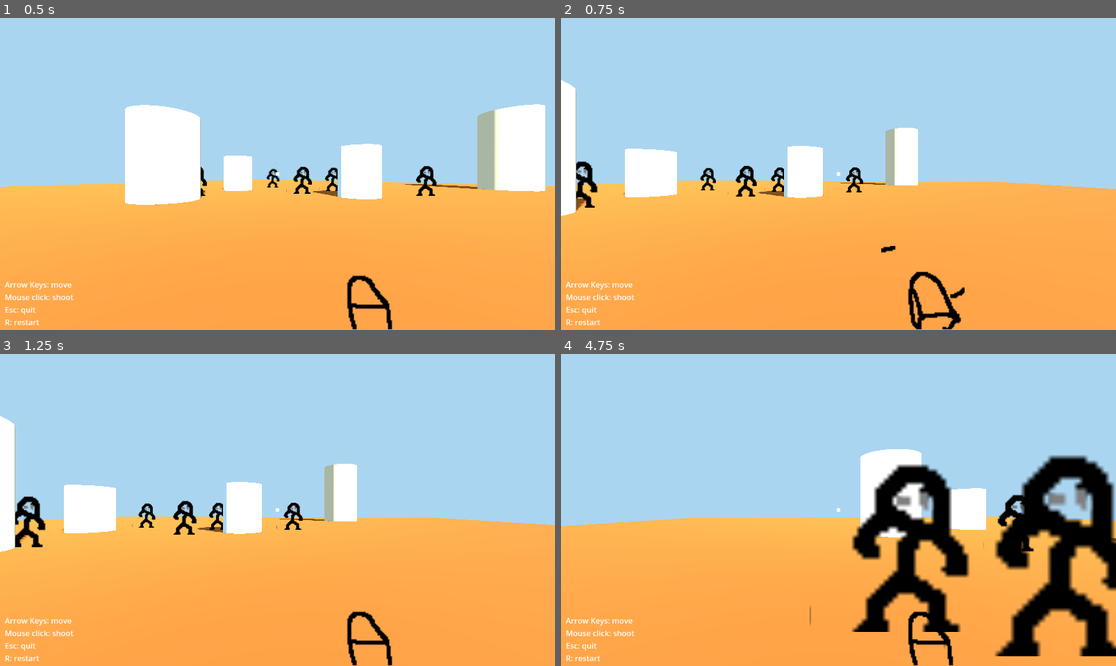
Above: before the commit, frames 1-4 (two rows, left to right).
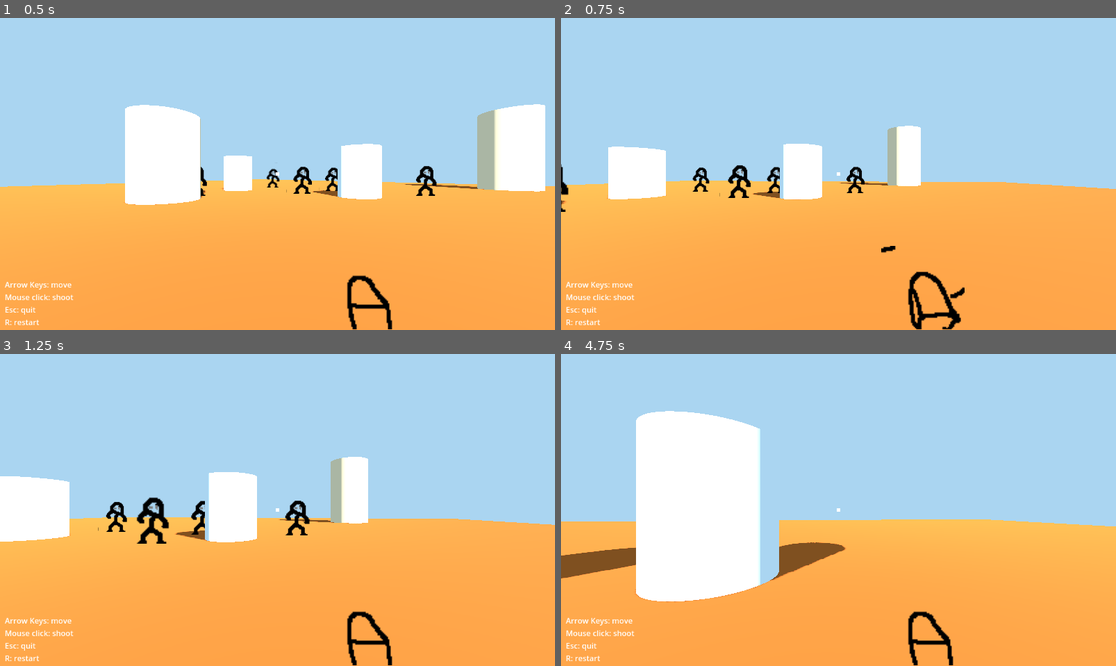
Above: after the commit, the same moments.

Repository: Schranzm24/Godot-github
Game: Godot game, scene res://main.tscn
Same seed, same stepped clock (60 frames per second), same inputs: the game is played once before the commit and once after it.
Inputs (mouse positions are in pixels of both pictures, inside the frame that each line leads up to):
- Up to frame 1 (0.5 s): no input
- Up to frame 2 (0.75 s): move the mouse to (866, 174) at 0.52 s; hold W (move_forward) from 0.53 s (still down); click (866, 174) at 0.6 s
- Up to frame 3 (1.25 s): keep holding W (move_forward)
- Up to frame 4 (4.75 s): keep holding W (move_forward); move the mouse to (810, 510) at 1.27 s; click (810, 510) at 1.35 s; move the mouse to (849, 503) at 2.02 s; click (849, 503) at 2.1 s; move the mouse to (832, 516) at 2.77 s; click (832, 516) at 2.85 s; move the mouse to (877, 513) at 3.52 s; click (877, 513) at 3.6 s; move the mouse to (794, 506) at 4.27 s; click (794, 506) at 4.35 s

Frame 1 is identical in both runs. In frame 2, 3.8% of the frame differs, in the area x 0-99%, y 19-64%; in frame 3, 7.4%; in frame 4, 33%, in the area x 0-100%, y 18-97%.

Commit message:
3D game complete
I added the script needed for github to run the "Doom Game".  It's basically a replica of Doom.

Diff:
--- a/3dDemo/Player.gd
+++ b/3dDemo/Player.gd
@@ -37,7 +37,7 @@
 func _physics_process(delta):
 	# Get the input direction and handle the movement/deceleration.
 	# As good practice, you should replace UI actions with custom gameplay actions.
-	var input_dir = Input.get_vector("ui_left", "ui_right", "ui_up", "ui_down")
+	var input_dir = Input.get_vector("move_left", "move_right", "move_forward", "move_backwards")
 	var direction = (transform.basis * Vector3(input_dir.x, 0, input_dir.y)).normalized()
 	if direction:
 		velocity.x = direction.x * SPEED
Not shown, added: 3dDemo/export_presets.cfg
Not shown, added: 3dDemo/coi-serviceworker.js
Not shown, added: DoomGame/3DGame.apple-touch-icon.png
Not shown, added: DoomGame/3DGame.audio.worklet.js
Not shown, added: DoomGame/3DGame.html
Not shown, added: DoomGame/3DGame.icon.png
Not shown, added: DoomGame/3DGame.js
Not shown, added: DoomGame/3DGame.pck
Not shown, added: DoomGame/3DGame.png
Not shown, added: DoomGame/3DGame.wasm
Not shown, added: DoomGame/3DGame.worker.js
